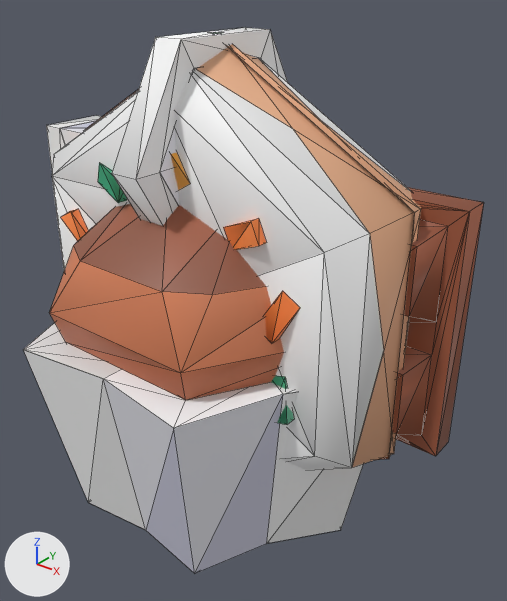
The glTF model public/bonbons/bonbons.glb, before and after one commit.
Rendered twice from a 50 mm lens placed at (0.912, -1.029, 0.621), pointed at (0.065, 0.03, -0.036). The lights are fixed; the arrows at lower left show +X, +Y and +Z. The first picture is the older version. Mesh edges are drawn as thin lines.

Before the edit, the objects in view are built like this:
```python
me_chocolat_fixe = bpy.data.meshes.new('chocolat_fixe')
me_chocolat_fixe.from_pydata(...)  # 62 vertices, 94 faces; spans x -0.45..0.5, y -0.111..0.111, z -0.345..0.345
me_chocolat_fixe.materials.append(mat_defaultmaterial_002)
me_chocolat_teinte = bpy.data.meshes.new('chocolat_teinte')
me_chocolat_teinte.from_pydata(...)  # 16 vertices, 18 faces; spans x -0.5..0.0, y -0.039..0.111, z -0.273..0.273
me_chocolat_teinte.materials.append(mat_defaultmaterial_003)
me_cupcake_teinte = bpy.data.meshes.new('cupcake_teinte')
me_cupcake_teinte.from_pydata(...)  # 32 vertices, 24 faces; spans x -0.29..0.419, y -0.363..0.363, z -0.5..-0.079
me_cupcake_teinte.materials.append(mat_defaultmaterial_005)
ob_chocolat_fixe = bpy.data.objects.new('chocolat_fixe', me_chocolat_fixe)
ob_chocolat_fixe.location = (0.0, 0.0, 0.0)
ob_chocolat_teinte = bpy.data.objects.new('chocolat_teinte', me_chocolat_teinte)
ob_chocolat_teinte.location = (0.0, 0.0, 0.0)
ob_cupcake_teinte = bpy.data.objects.new('cupcake_teinte', me_cupcake_teinte)
ob_cupcake_teinte.location = (0.0, 0.0, 0.0)
# also in view: 'beignet_teinte' at (0.0, 0.0, 0.0); 'sucette_teinte' at (0.0, 0.0, 0.286); 'beignet_fixe' at (0.0, 0.0, 0.0); 'cupcake_fixe' at (-0.03, 0.0, 0.0)
```
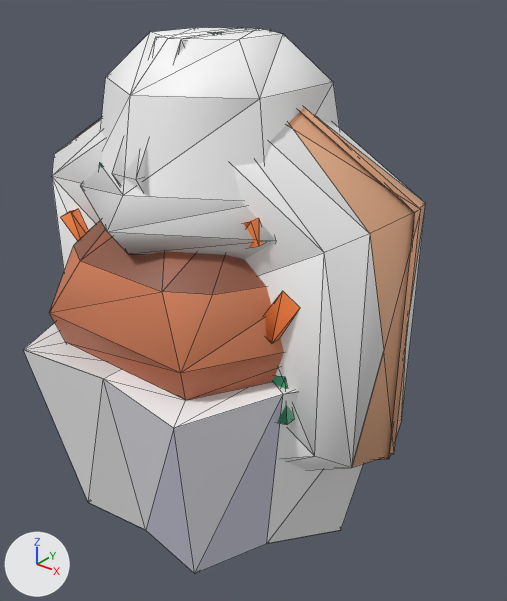
Commit message: Bonbons : la glace remplace la tablette de chocolat

Pixel boxes [x1, y1, x2, y2] of what changed, in the pictures (507 x 601 px):
'glace_teinte', added: after [81, 28, 340, 259]
'chocolat_fixe', deleted: before [60, 121, 484, 456]
'chocolat_teinte', deleted: before [46, 116, 101, 169]
'sucette_teinte', unchanged, covered by the edit: before [112, 28, 288, 226]; after [112, 28, 270, 192]

Edits to the bpy script that builds the scene:
```text
Add me_glace_teinte:
    me_glace_teinte.from_pydata(...)  # 36 vertices, 64 faces; spans x -0.254..0.254, y -0.293..0.293, z 0.144..0.5
    me_glace_teinte.materials.append(mat_defaultmaterial_005)
Remove ob_chocolat_fixe:
    ob_chocolat_fixe = bpy.data.objects.new('chocolat_fixe', me_chocolat_fixe)
    ob_chocolat_fixe.location = (0.0, 0.0, 0.0)
Remove ob_chocolat_teinte:
    ob_chocolat_teinte = bpy.data.objects.new('chocolat_teinte', me_chocolat_teinte)
    ob_chocolat_teinte.location = (0.0, 0.0, 0.0)
Add ob_glace_teinte:
    ob_glace_teinte = bpy.data.objects.new('glace_teinte', me_glace_teinte)
    ob_glace_teinte.location = (0.0, 0.0, 0.0)
```
